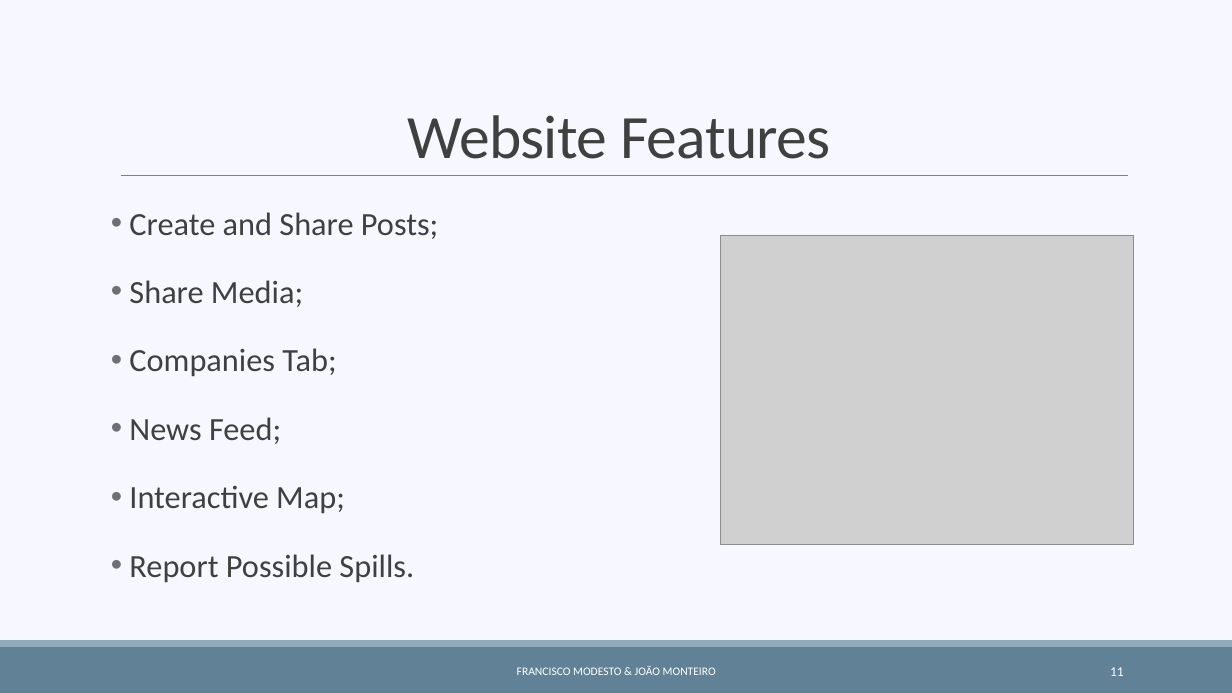
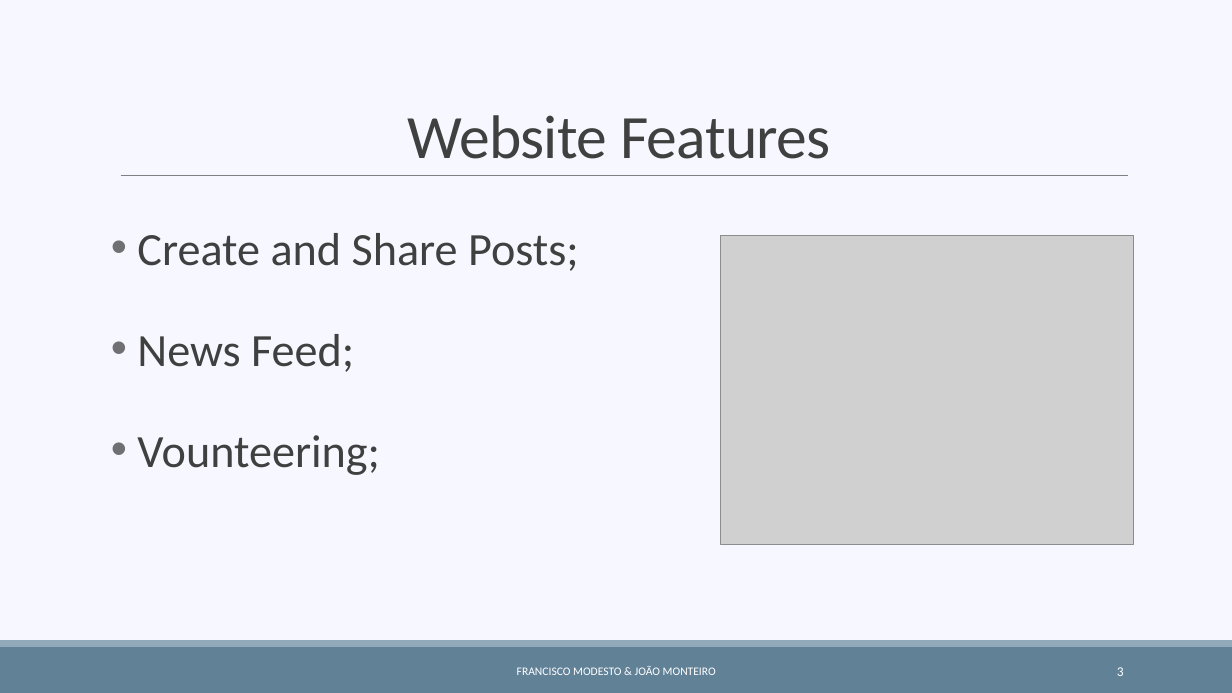
Before and after one commit to F-Modesto/Web_Project_F-J, a slide deck: slide 3 of Modesto/Apresentação, SpecSheet, etc/H2Oil-Project - Quinta.pptx (slide 11 before the commit). Drawn at 1232x693 pixels with LibreOffice and Linux fonts; fonts in the diff are those of the drawing; grey boxes stand for pictures. Boxes give left, top, right and bottom in pixels: in the first picture for what was removed or moved away, otherwise in the second. Text is boxed around its words. In the diff, an @@ line names an element or a change of style, - is before the commit and + after.

```diff
--- a/Modesto/Apresentação, SpecSheet, etc/H2Oil-Project - Quinta.pptx
+++ b/Modesto/Apresentação, SpecSheet, etc/H2Oil-Project - Quinta.pptx
@@ text at box(137, 233, 579, 372): size 25.2 to 36 pt in "Create and Share Posts;", "News Feed;"; line spacing 1.3 to 1.5 @@
@@ text at box(129, 280, 336, 377): paragraphs removed @@
-• Share Media;
-• Companies Tab;
@@ text at box(137, 435, 380, 475): text changed; size 25.2 to 36 pt @@
-• Interactive Map;
-• Report Possible Spills.
+• Vounteering;
@@ page number at box(1117, 667, 1124, 676): text changed @@
-11
+3
```
Also in this commit, not shown: 2 other slides changed, 10 slides removed, 4 other files.
